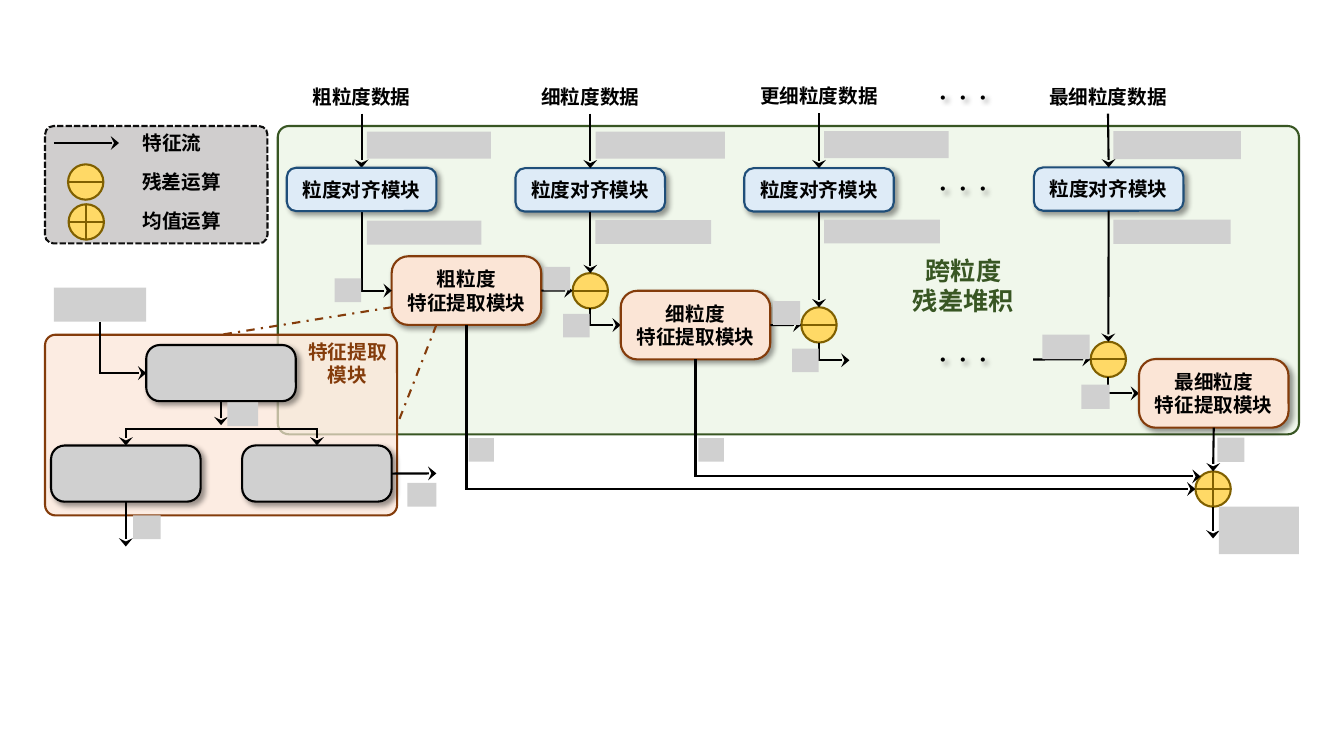
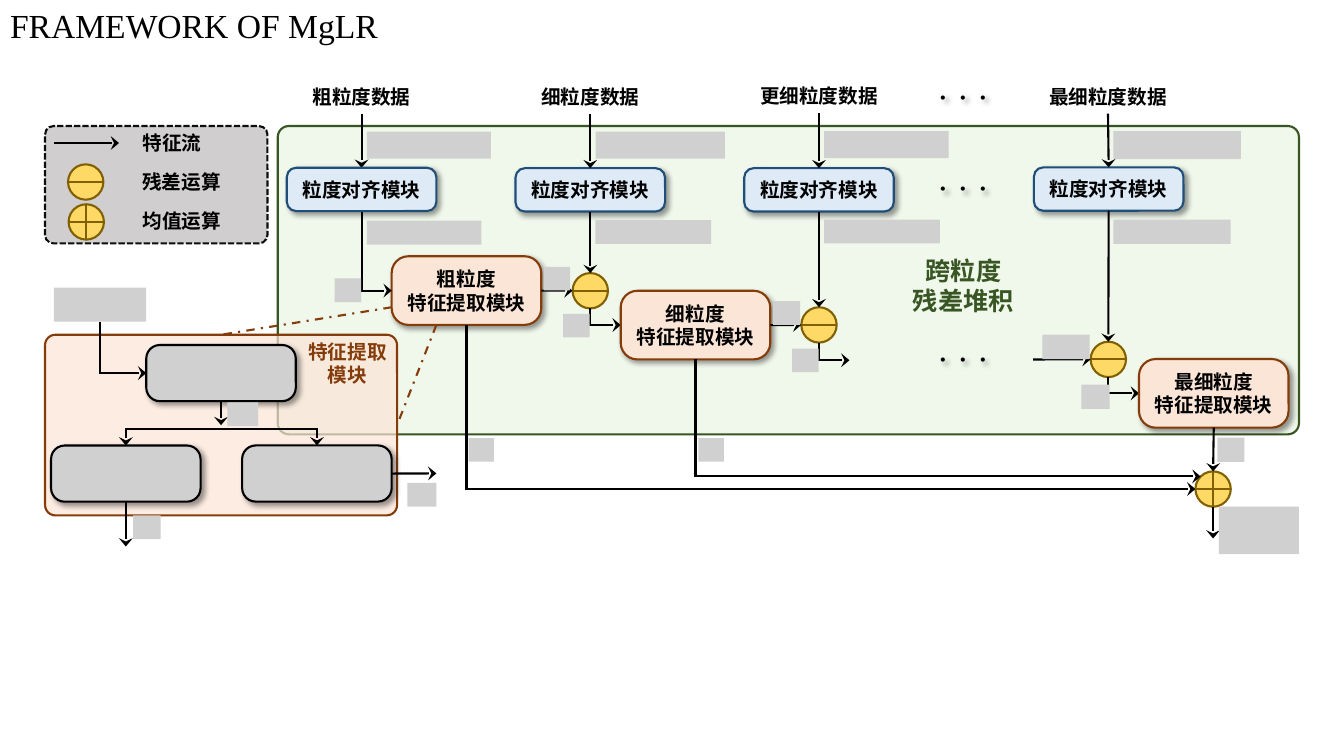
Before and after one commit to KarryRen/MgRL-CE, a slide deck: slide 1 of images/MgRL_CE_Images.pptx (slide 2 before the commit). Drawn at 1344x756 pixels with LibreOffice and Linux fonts; fonts in the diff are those of the drawing; grey boxes stand for pictures. Boxes give left, top, right and bottom in pixels: in the first picture for what was removed or moved away, otherwise in the second. Text is boxed around its words. In the diff, an @@ line names an element or a change of style, - is before the commit and + after.

```diff
--- a/images/MgRL_CE_Images.pptx
+++ b/images/MgRL_CE_Images.pptx
@@ subtitle added at bbox=[10, 15, 378, 45], 24 pt, text #000000 @@
+FRAMEWORK OF MgLR
```
Also in this commit, not shown: 1 other slide changed, 4 other files.
